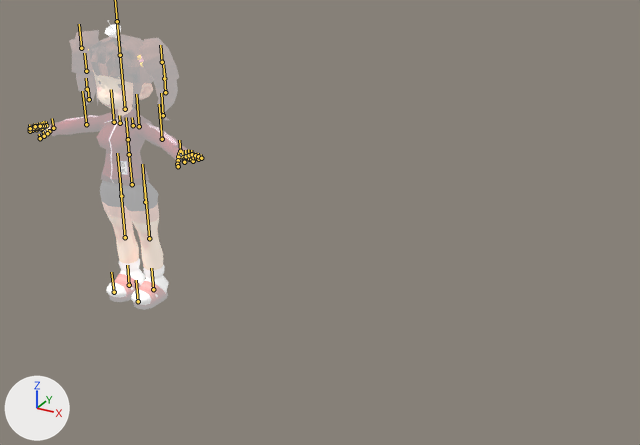
The FBX model Media/BtTest160712_2/yuri_12_1_walk_0/yuri_12_1_walk.fbx: old version first, new version second.
Rendered twice from a camera (50 mm lens) standing at (0.1587, -0.1769, 0.1258) and looking at (0.0611, 0.0005, 0.0371). The lights are fixed; the arrows at lower left show +X, +Y and +Z. The bones that bend it are drawn over the model as lines.

In view in the first picture: 'LeftHand', 'ReplacedName0_m2', 'RightHand', 'antena_m1', 'ashi_m1', 'kami_m0', 'kami_m1', 'karada_m0'.
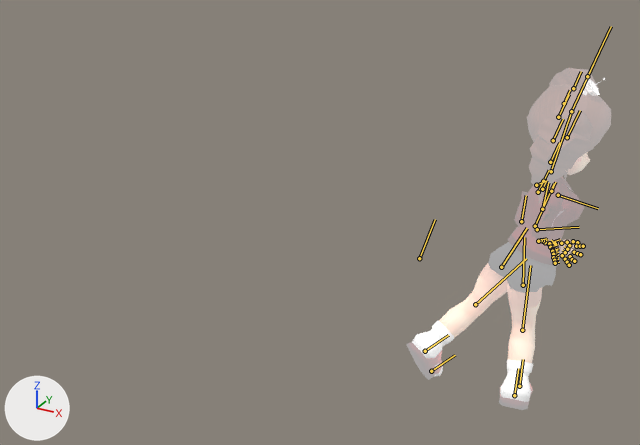
The newer file adds an action. The first version stands in its rest pose; the second is drawn at frame 332 of the action 'influence5_7_2_dagPose_save'.

Where the change shows, as pixel boxes [x1, y1, x2, y2] in the pictures (640 x 445 px):
'ashi_m1', posed: before [100, 180, 169, 310]; after [406, 242, 556, 410]
'karada_m0', posed: before [49, 107, 188, 186]; after [508, 177, 585, 266]
'olddata1_kami_m1Shape2', now drawn: after [527, 68, 611, 203]
'kami_m1', no longer drawn: before [69, 30, 179, 120]
'ReplacedName0_m2', posed: before [93, 70, 133, 110]; after [565, 152, 590, 175]
'LeftHand', posed: before [176, 151, 202, 168]; after [560, 239, 584, 266]
'antena_m1', posed (41% wider): before [105, 20, 121, 38]; after [582, 78, 605, 96]
'kami_m0', posed (not visible afterwards): before [118, 83, 153, 119]
'RightHand', posed (not visible afterwards): before [30, 125, 51, 139]
bone 'Hip_Joint', root to tip: before (132, 184) to (129, 154); after (419, 258) to (435, 219)
bone 'Hip_branch_Joint', root to tip: before (129, 154) to (126, 117); after (535, 226) to (554, 183)
bone 'Chest_branch_Joint', root to tip: before (128, 139) to (126, 118); after (542, 209) to (548, 182)
bone 'Neck_Joint', root to tip: before (125, 109) to (120, 55); after (551, 171) to (571, 111)
bone 'Neck_branch_Joint', root to tip: before (120, 55) to (116, 9); after (571, 111) to (593, 64)
bone 'LeftCollar_Joint', root to tip: before (133, 125) to (132, 117); after (542, 189) to (546, 180)
bone 'LeftShoulder_Joint', root to tip: before (139, 126) to (136, 94); after (536, 185) to (547, 180)
bone 'LeftElbow_Joint', root to tip: before (162, 139) to (159, 104); after (521, 221) to (526, 195)
bone 'LeftElbow_branch_Joint', root to tip: before (180, 151) to (179, 140); after (555, 243) to (551, 240)
bone 'RightCollar_Joint', root to tip: before (120, 123) to (119, 115); after (551, 191) to (555, 182)
bone 'RightShoulder_Joint', root to tip: before (114, 122) to (111, 89); after (558, 195) to (598, 208)
bone 'RightElbow_Joint', root to tip: before (86, 124) to (82, 91); after (537, 229) to (579, 227)
bone 'RightElbow_branch_Joint', root to tip: before (53, 128) to (52, 118); after (548, 243) to (560, 239)
bone 'LeftHip_Joint', root to tip: before (145, 202) to (142, 164); after (501, 267) to (527, 228)
bone 'LeftKnee_Joint', root to tip: before (149, 238) to (144, 184); after (475, 304) to (526, 258)
bone 'LeftAnkle_Joint', root to tip: before (153, 289) to (151, 268); after (425, 351) to (448, 335)
bone 'RightHip_Joint', root to tip: before (121, 196) to (117, 153); after (523, 285) to (524, 237)
bone 'RightKnee_Joint', root to tip: before (125, 237) to (120, 188); after (522, 330) to (530, 265)
bone 'RightAnkle_Joint', root to tip: before (129, 285) to (127, 265); after (514, 395) to (518, 368)

The change, as a list of edits to the scene's bpy script:
```text
Change bone_hip_joint:
    where bone_hip_joint = bpy.data.objects['RootNode'].pose.bones['Hip_Joint']
    bone_hip_joint.location: (0.0, 0.0, 0.0) -> (9.78, 1.08, 2.58)
    bone_hip_joint.rotation_quaternion: (1.0, 0.0, 0.0, 0.0) -> (-0.19, -0.096, -0.967, 0.142)  # degrees (0, 0, 0) -> degrees (15, 157, -8)
Change bone_hip_branch_joint:
    where bone_hip_branch_joint = bpy.data.objects['RootNode'].pose.bones['Hip_branch_Joint']  # child of 'Hip_Joint'
    bone_hip_branch_joint.location: (0.0, 0.0, 0.0) -> (0.0, 0.0, 3.59)
    bone_hip_branch_joint.rotation_quaternion: (1.0, 0.0, 0.0, 0.0) -> (0.993, -0.008, -0.12, 0.011)  # degrees (0, 0, 0) -> degrees (-1, -14, 1)
Change bone_chest_branch_joint:
    where bone_chest_branch_joint = bpy.data.objects['RootNode'].pose.bones['Chest_branch_Joint']  # child of 'Hip_branch_Joint'
    bone_chest_branch_joint.rotation_quaternion: (1.0, 0.0, 0.0, 0.0) -> (0.981, -0.015, -0.135, -0.139)  # degrees (0, 0, 0) -> degrees (1, -16, -16)
Change bone_neck_joint:
    where bone_neck_joint = bpy.data.objects['RootNode'].pose.bones['Neck_Joint']  # child of 'Chest_branch_Joint'
    bone_neck_joint.location: (0.0, 0.0, 0.0) -> (0.0, 0.0, -0.02)
    bone_neck_joint.rotation_quaternion: (1.0, 0.0, 0.0, 0.0) -> (0.944, -0.004, -0.25, 0.214)  # degrees (0, 0, 0) -> degrees (-7, -28, 27)
Change bone_neck_branch_joint:
    where bone_neck_branch_joint = bpy.data.objects['RootNode'].pose.bones['Neck_branch_Joint']  # child of 'Neck_Joint'
    bone_neck_branch_joint.rotation_quaternion: (1.0, 0.0, 0.0, 0.0) -> (0.997, 0.047, 0.033, 0.053)  # degrees (0, 0, 0) -> degrees (6, 4, 6)
Change bone_leftcollar_joint:
    where bone_leftcollar_joint = bpy.data.objects['RootNode'].pose.bones['LeftCollar_Joint']  # child of 'Chest_branch_Joint'
    bone_leftcollar_joint.rotation_quaternion: (1.0, 0.0, 0.0, 0.0) -> (0.981, 0.015, 0.135, 0.139)  # degrees (0, 0, 0) -> degrees (4, 15, 17)
Change bone_leftshoulder_joint:
    where bone_leftshoulder_joint = bpy.data.objects['RootNode'].pose.bones['LeftShoulder_Joint']  # child of 'LeftCollar_Joint'
    bone_leftshoulder_joint.rotation_quaternion: (1.0, 0.0, 0.0, 0.0) -> (0.652, 0.363, -0.293, -0.598)  # degrees (0, 0, 0) -> degrees (56, 3, -84)
Change bone_leftelbow_joint:
    where bone_leftelbow_joint = bpy.data.objects['RootNode'].pose.bones['LeftElbow_Joint']  # child of 'LeftShoulder_Joint'
    bone_leftelbow_joint.rotation_quaternion: (1.0, 0.0, 0.0, 0.0) -> (0.844, -0.078, -0.457, 0.27)  # degrees (0, 0, 0) -> degrees (-33, -47, 50)
Change bone_leftelbow_branch_joint:
    where bone_leftelbow_branch_joint = bpy.data.objects['RootNode'].pose.bones['LeftElbow_branch_Joint']  # child of 'LeftElbow_Joint'
    bone_leftelbow_branch_joint.rotation_quaternion: (1.0, 0.0, 0.0, 0.0) -> (0.957, -0.285, -0.01, -0.051)  # degrees (0, 0, 0) -> degrees (-33, -3, -5)
Change bone_rightcollar_joint:
    where bone_rightcollar_joint = bpy.data.objects['RootNode'].pose.bones['RightCollar_Joint']  # child of 'Chest_branch_Joint'
    bone_rightcollar_joint.rotation_quaternion: (1.0, 0.0, 0.0, 0.0) -> (0.981, 0.015, 0.135, 0.139)  # degrees (0, 0, 0) -> degrees (4, 15, 17)
Change bone_rightshoulder_joint:
    where bone_rightshoulder_joint = bpy.data.objects['RootNode'].pose.bones['RightShoulder_Joint']  # child of 'RightCollar_Joint'
    bone_rightshoulder_joint.rotation_quaternion: (1.0, 0.0, 0.0, 0.0) -> (0.719, 0.301, 0.165, 0.605)  # degrees (0, 0, 0) -> degrees (40, -7, 78)
Change bone_rightelbow_joint:
    where bone_rightelbow_joint = bpy.data.objects['RootNode'].pose.bones['RightElbow_Joint']  # child of 'RightShoulder_Joint'
    bone_rightelbow_joint.rotation_quaternion: (1.0, 0.0, 0.0, 0.0) -> (0.874, -0.058, 0.419, -0.238)  # degrees (0, 0, 0) -> degrees (-25, 45, -41)
Change bone_rightelbow_branch_joint:
    where bone_rightelbow_branch_joint = bpy.data.objects['RootNode'].pose.bones['RightElbow_branch_Joint']  # child of 'RightElbow_Joint'
    bone_rightelbow_branch_joint.rotation_quaternion: (1.0, 0.0, 0.0, 0.0) -> (0.979, 0.202, 0.037, 0.009)  # degrees (0, 0, 0) -> degrees (23, 4, 2)
Change bone_lefthip_joint:
    where bone_lefthip_joint = bpy.data.objects['RootNode'].pose.bones['LeftHip_Joint']  # child of 'Hip_branch_Joint'
    bone_lefthip_joint.rotation_quaternion: (1.0, 0.0, 0.0, 0.0) -> (0.994, 0.08, 0.063, 0.036)  # degrees (0, 0, 0) -> degrees (9, 7, 5)
Change bone_leftknee_joint:
    where bone_leftknee_joint = bpy.data.objects['RootNode'].pose.bones['LeftKnee_Joint']  # child of 'LeftHip_Joint'
    bone_leftknee_joint.rotation_quaternion: (1.0, 0.0, 0.0, 0.0) -> (0.976, 0.214, 0.027, 0.003)  # degrees (0, 0, 0) -> degrees (25, 3, 1)
Change bone_leftankle_joint:
    where bone_leftankle_joint = bpy.data.objects['RootNode'].pose.bones['LeftAnkle_Joint']  # child of 'LeftKnee_Joint'
    bone_leftankle_joint.rotation_quaternion: (1.0, 0.0, 0.0, 0.0) -> (0.99, 0.097, -0.103, 0.011)  # degrees (0, 0, 0) -> degrees (11, -12, 0)
Change bone_righthip_joint:
    where bone_righthip_joint = bpy.data.objects['RootNode'].pose.bones['RightHip_Joint']  # child of 'Hip_branch_Joint'
    bone_righthip_joint.rotation_quaternion: (1.0, 0.0, 0.0, 0.0) -> (0.876, -0.212, 0.422, -0.098)  # degrees (0, 0, 0) -> degrees (-39, 44, -29)
Change bone_rightknee_joint:
    where bone_rightknee_joint = bpy.data.objects['RootNode'].pose.bones['RightKnee_Joint']  # child of 'RightHip_Joint'
    bone_rightknee_joint.rotation_quaternion: (1.0, 0.0, 0.0, 0.0) -> (0.928, 0.354, 0.088, 0.07)  # degrees (0, 0, 0) -> degrees (42, 7, 11)
Change bone_rightankle_joint:
    where bone_rightankle_joint = bpy.data.objects['RootNode'].pose.bones['RightAnkle_Joint']  # child of 'RightKnee_Joint'
    bone_rightankle_joint.rotation_quaternion: (1.0, 0.0, 0.0, 0.0) -> (0.981, -0.144, -0.132, -0.003)  # degrees (0, 0, 0) -> degrees (-17, -15, 2)
```
